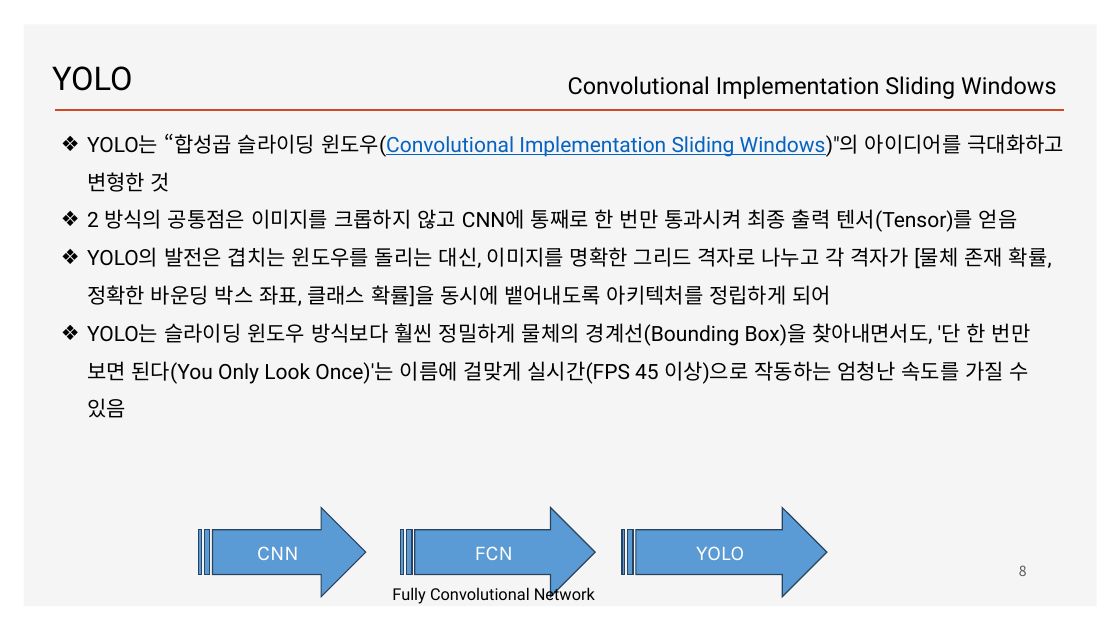
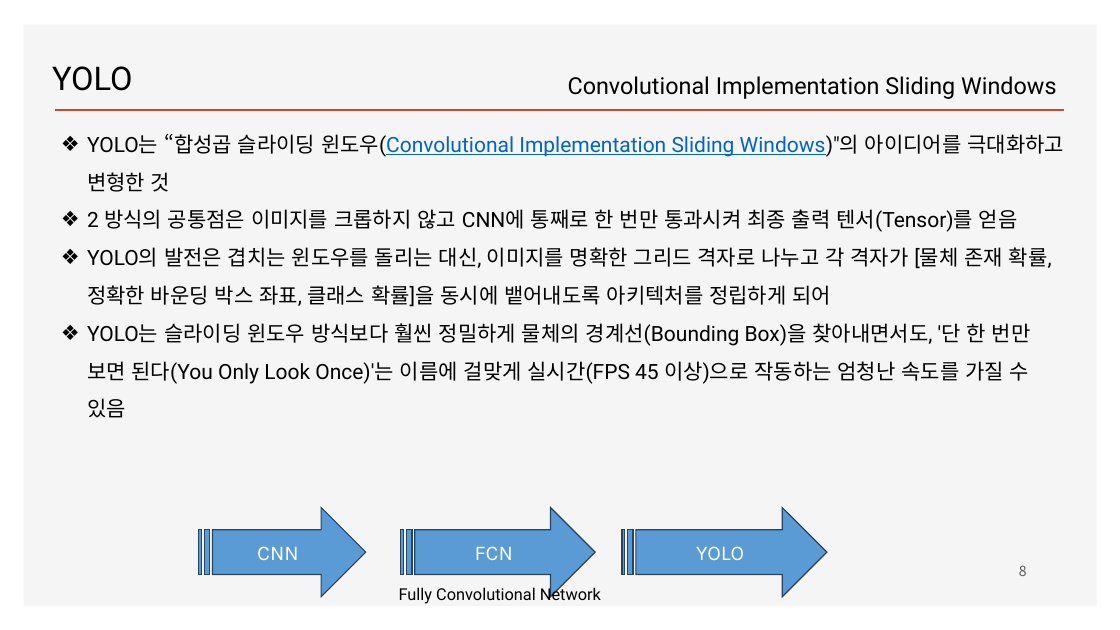
Before and after one commit to ancestor9/2026_Fall_Deep-Learning-with-Python, a slide deck: slide 8 of CNN/Object detection_YOLO.pptx. Drawn at 1120x630 pixels with LibreOffice and Linux fonts; fonts in the diff are those of the drawing; background and template pictures are left out. Boxes give left, top, right and bottom in pixels: in the first picture for what was removed or moved away, otherwise in the second. Text is boxed around its words. In the diff, an @@ line names an element or a change of style, - is before the commit and + after.

```diff
--- a/CNN/Object detection_YOLO.pptx
+++ b/CNN/Object detection_YOLO.pptx
@@ text "Fully Convolutional Network": place and size @@
-text "Fully Convolutional Network" at [392, 585, 595, 604]
+text "Fully Convolutional Network" at [399, 585, 601, 604]
```
Also in this commit, not shown: 1 slide added.
